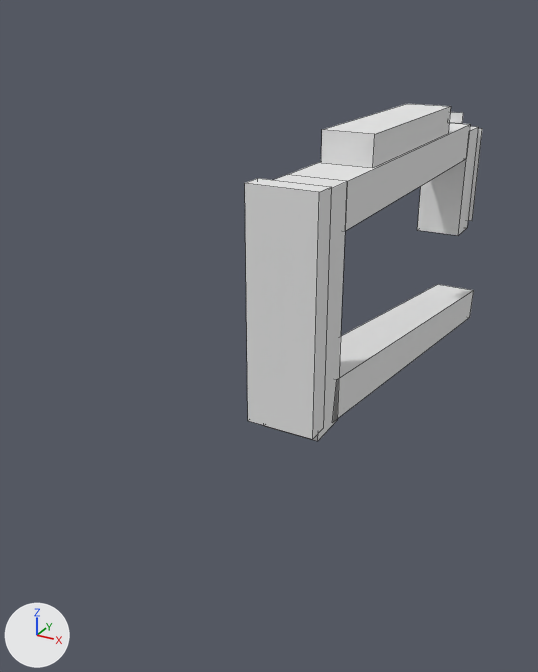
Renders of the OBJ model src/main/resources/assets/mareeletrica/models/block/paint_svd_body_2.obj from each side of a commit.
One viewpoint serves both versions: a camera (50 mm lens) standing at (0.872, -2.237, 0.713) and looking at (0.396, -1.37, 0.28). Every picture has the same lights, and +X, +Y and +Z are marked at lower left. The picture after the commit comes second. Mesh edges are drawn as thin lines. Where no turn or scale is listed for an object, it has been applied to the vertices. Vertices at exactly the same position are counted once.

In view in the first picture: 'paint_svd_body_2'.
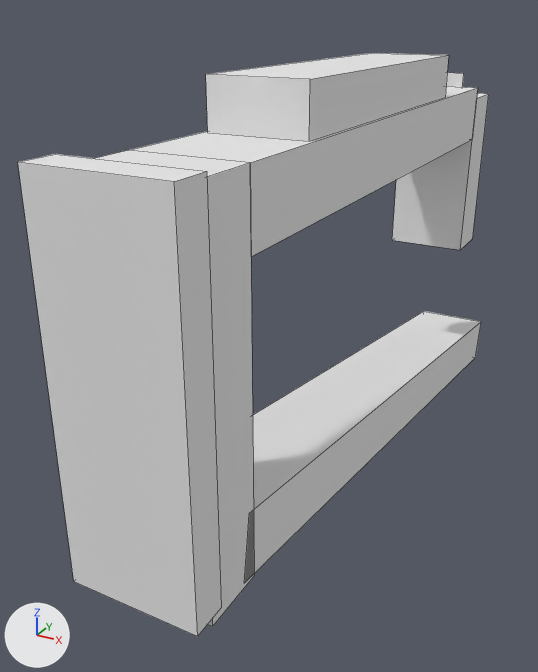
Edits to the bpy script that builds the scene:
```text
Change me_paint_svd_body_2:
    used by ob_paint_svd_body_2; location = (0.0, 0.0, 0.0)
    verts and faces of me_paint_svd_body_2; kept vertices keep their numbers, new ones are numbered from 54
    remove me_paint_svd_body_2.from_pydata(...)  # 54 vertices, 37 faces; spans x 0.453..0.547, y -1.533..-0.739, z 0.114..0.573
    add me_paint_svd_body_2.from_pydata(...)  # 50 vertices, 35 faces; spans x 0.427..0.573, y -1.825..-0.745, z 0.029..0.654
    me_paint_svd_body_2 part 1: a new loose piece, a box spanning x 0.427..0.573, y -1.825..-1.785, z 0.198..0.606, in mat_paint (its picture is missing)
    me_paint_svd_body_2 part 2: the loose piece of 14 vertices spanning x 0.461..0.539, y -1.503..-0.916, z 0.218..0.532 is scaled about its middle by (1.61, 1.36, 1.36), then moved by (0.0, -0.175, 0.009)
    me_paint_svd_body_2 part 3: the loose piece of 8 vertices spanning x 0.461..0.539, y -1.46..-0.739, z 0.114..0.28 is scaled about its middle by (1.61, 1.36, 1.36), then moved by (0.0, -0.135, -0.055)
    me_paint_svd_body_2 part 4: a new loose piece, a box spanning x 0.443..0.557, y -1.585..-1.145, z 0.598..0.654, in mat_paint (its picture is missing)
    me_paint_svd_body_2 part 5: the loose piece of 8 vertices spanning x 0.455..0.545, y -1.533..-1.503, z 0.238..0.538 is deleted
    me_paint_svd_body_2 part 6: the loose piece of 8 vertices spanning x 0.461..0.539, y -0.916..-0.857, z 0.335..0.52 is deleted
    me_paint_svd_body_2 part 7: the loose piece of 8 vertices spanning x 0.464..0.536, y -1.357..-1.033, z 0.532..0.573 is deleted
    me_paint_svd_body_2 part 8: the loose piece of 4 vertices spanning x 0.487..0.513, y -0.869, z 0.526..0.544 is deleted
    me_paint_svd_body_2 part 9: the loose piece of 4 vertices spanning x 0.453..0.547, y -0.857, z 0.35..0.517 is deleted
    me_paint_svd_body_2 part 10
    add verts[54] = (0.438, -0.985, 0.33)  # pixel (392, 240)
    add verts[55] = (0.438, -0.985, 0.582)
    add verts[56] = (0.438, -0.905, 0.582)
    add verts[57] = (0.438, -0.905, 0.33)
    add for new, old in zip([*range(58, 62)], [*range(54, 58)]): verts[new] = verts[old] + (0.124, 0.0, 0.0)
    add verts[62] = (0.479, -0.921, 0.59)
    add verts[63] = (0.521, -0.921, 0.59)
    add verts[64] = (0.521, -0.921, 0.614)  # pixel (463, 73)
    add verts[65] = (0.479, -0.921, 0.614)
    add faces += [(62, 63, 64, 65), (54, 58, 59, 55), (54, 55, 56, 57), (58, 61, 60, 59), (54, 57, 61, 58), (55, 59, 60, 56)]
```

What differs and where, as boxes (x1, y1, x2, y2) in the pictures (538 x 672 px; the box of a moved part takes in the faces that stretch with it):
'paint_svd_body_2', reshaped (98% wider, 73% taller)
    before: (245, 104, 482, 441)
    after: (18, 53, 489, 637)
part 1 of me_paint_svd_body_2, added
    after: (18, 154, 221, 637)
part 2 of me_paint_svd_body_2, moved or reshaped
    before: (266, 123, 470, 441)
    after: (95, 86, 478, 626)
part 3 of me_paint_svd_body_2, moved or reshaped
    before: (332, 284, 474, 423)
    after: (244, 311, 481, 583)
part 4 of me_paint_svd_body_2, added
    after: (206, 53, 449, 141)
part 5 of me_paint_svd_body_2, deleted
    before: (245, 178, 331, 439)
part 6 of me_paint_svd_body_2, deleted
    before: (417, 126, 478, 235)
part 7 of me_paint_svd_body_2, deleted
    before: (321, 104, 451, 168)
part 8 of me_paint_svd_body_2, deleted
    before: (449, 112, 463, 123)
part 9 of me_paint_svd_body_2, deleted
    before: (468, 128, 482, 221)
part 10 of me_paint_svd_body_2, added
    after: (392, 73, 489, 250)
